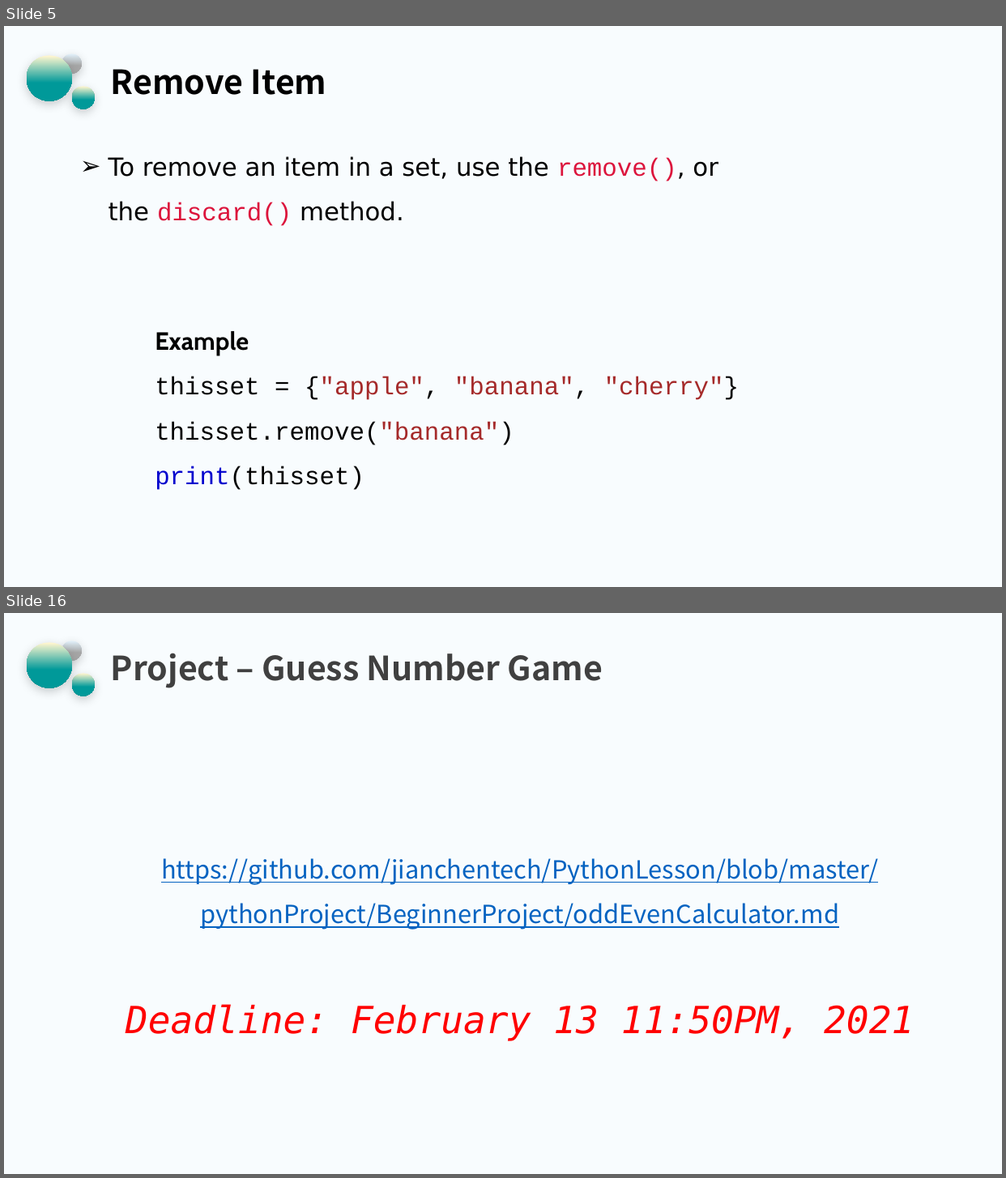
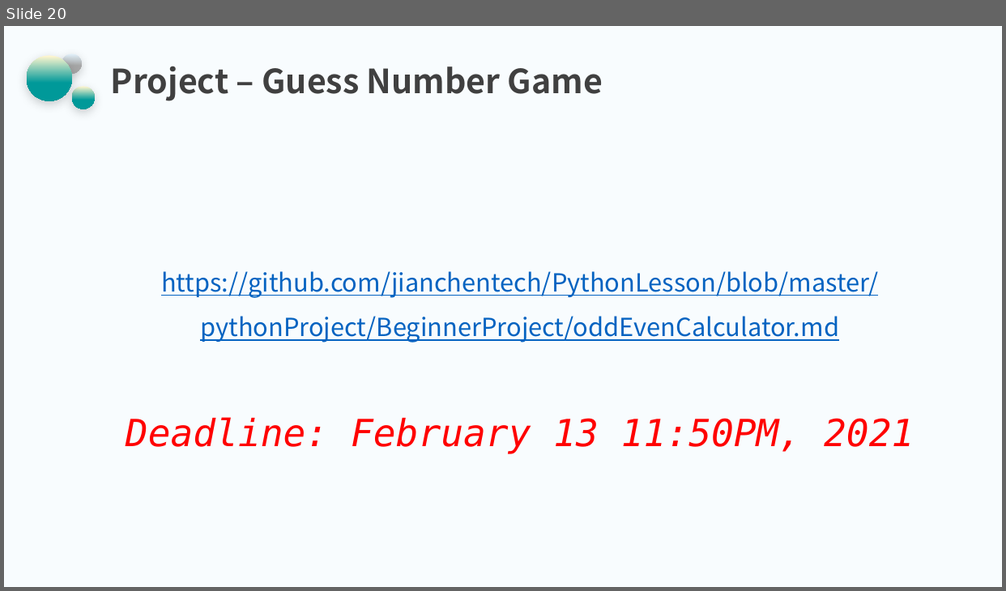
Before and after one commit to jianchentech/PythonLesson, a slide deck: pythonBeginnerLecture/PythonPart10.pptx. Shown one above the other, each under a label of ours: slides 5 and 16 before the commit, slide 20 after it; the slides between them are not shown. The pictures are 1006x1178 and 1006x591 pixels, drawn with LibreOffice and Linux fonts; fonts in the diff are those of the drawing; background and template pictures are left out. Boxes give left, top, right and bottom in pixels: in the first picture for what was removed or moved away, otherwise in the second. Text is boxed around its words. In the diff, an @@ line names an element or a change of style, - is before the commit and + after.

```diff
--- a/pythonBeginnerLecture/PythonPart10.pptx
+++ b/pythonBeginnerLecture/PythonPart10.pptx
@@ slide 5 removed at box(4, 26, 1002, 587), background picture (left out); not listed: 3 template elements that a slide beside it also shows @@
@@ title removed at box(111, 69, 327, 95) @@
-Remove Item
@@ text removed at box(108, 156, 718, 226) @@
-➢ To remove an item in a set, use the remove(), or the discard() method.
@@ text removed at box(155, 331, 739, 490) @@
-Example
-thisset = {"apple", "banana", "cherry"}
-thisset.remove("banana")
-print(thisset)
@@ what was slide 16 is now slide 20 @@
```
Also in this commit, not shown: 3 slides changed, 15 slides added, 10 other slides removed.
